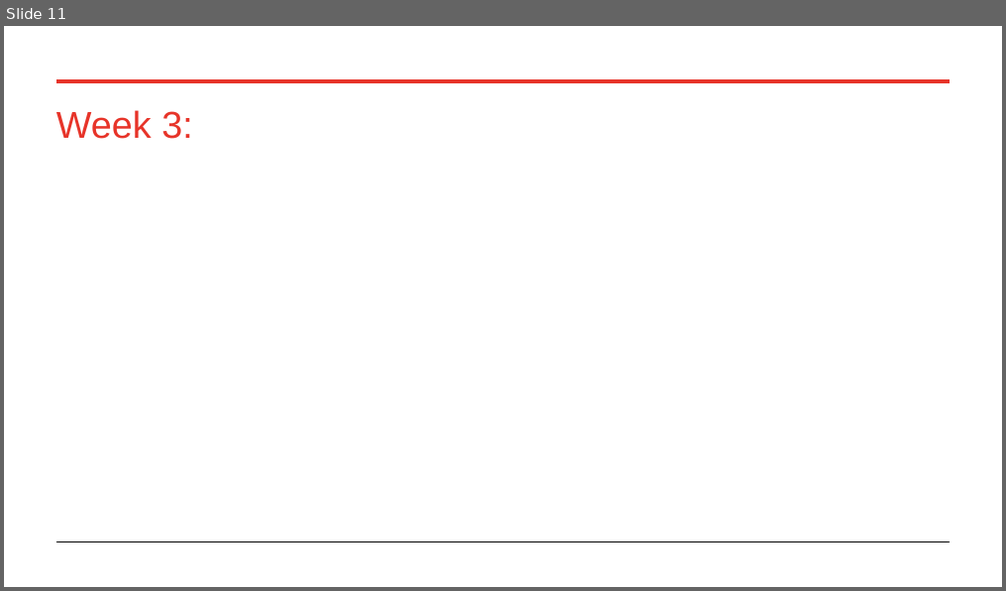
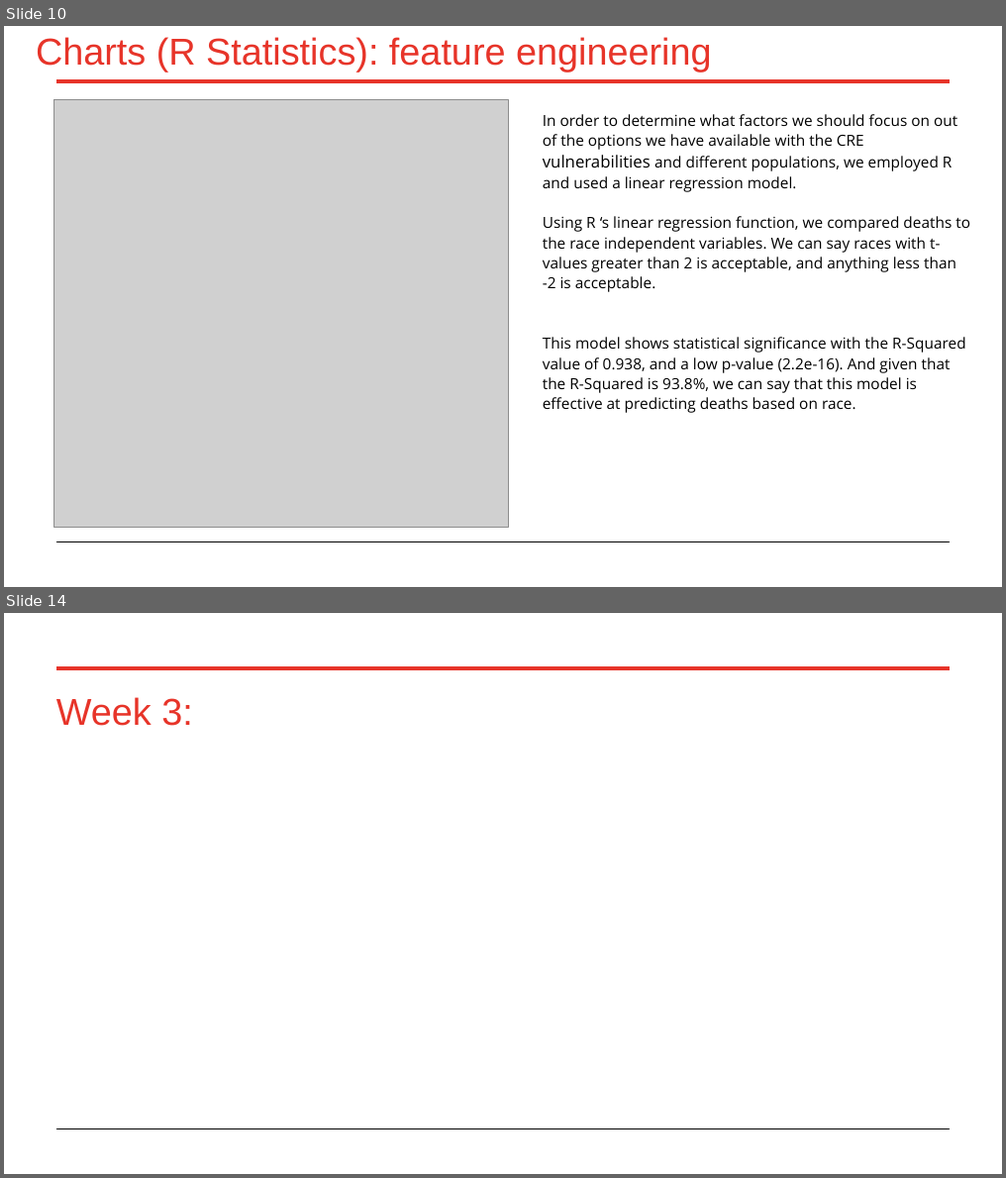
Before and after one commit to raksnotes/Final-Capstone-, a slide deck: FinalCapstonePP.pptx. Shown one above the other, each under a label of ours: slide 11 before the commit, slides 10 and 14 after it; the slides between them are not shown. The pictures are 1006x591 and 1006x1178 pixels, drawn with LibreOffice and Linux fonts; fonts in the diff are those of the drawing; grey boxes stand for pictures. Boxes give left, top, right and bottom in pixels: in the first picture for what was removed or moved away, otherwise in the second. Text is boxed around its words. In the diff, an @@ line names an element or a change of style, - is before the commit and + after.

Commit message:
Adding images from R statistics, updated powerpoint and R file

```diff
--- a/FinalCapstonePP.pptx
+++ b/FinalCapstonePP.pptx
@@ slide 10 added at (x1=4, y1=26, x2=1002, y2=587), background #FFFFFF; not listed: 2 template elements that a slide beside it also shows @@
@@ title added at (x1=36, y1=37, x2=712, y2=73), 27 pt, text #E73429 @@
+Charts (R Statistics): feature engineering
@@ picture added at (x1=54, y1=100, x2=509, y2=527) @@
@@ text added at (x1=543, y1=114, x2=970, y2=413), 11 pt, text #000000 @@
+In order to determine what factors we should focus on out of the options we have available with the CRE vulnerabilities and different populations, we employed R and used a linear regression model.
+Using R ‘s linear regression function, we compared deaths to the race independent variables. We can say races with t-values greater than 2 is acceptable, and anything less than -2 is acceptable.
+This model shows statistical significance with the R-Squared value of 0.938, and a low p-value (2.2e-16). And given that the R-Squared is 93.8%, we can say that this model is effective at predicting deaths based on race.
@@ what was slide 11 is now slide 14 @@
```
Also in this commit, not shown: 8 slides changed, 4 other slides added, 2 slides removed, 9 other files.
